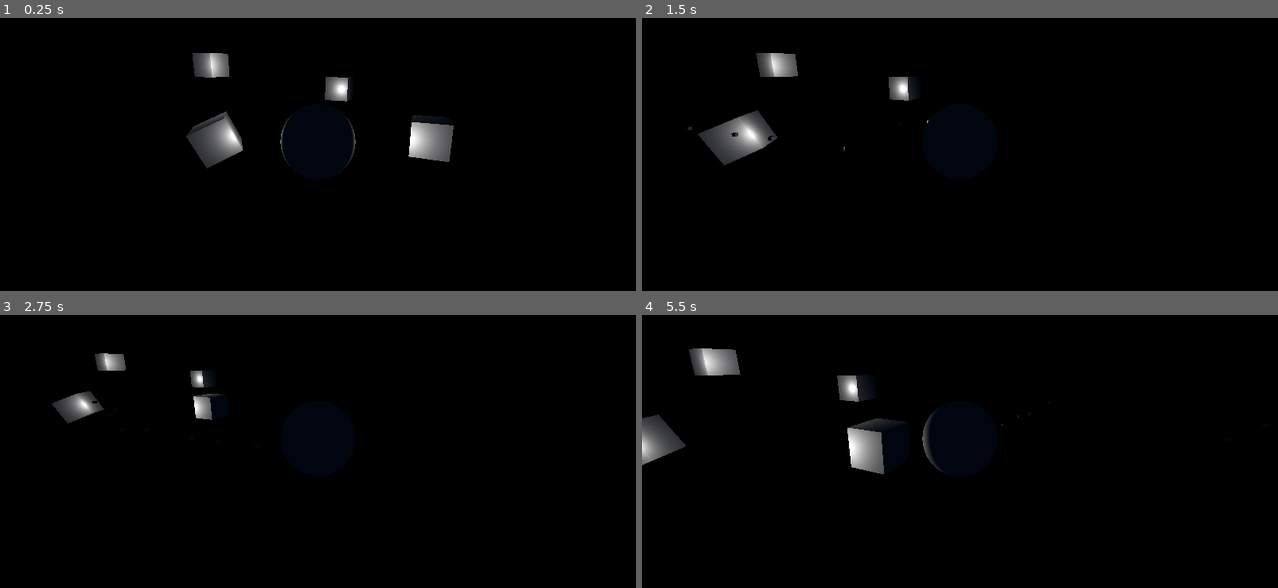
Above: before the commit, frames 1-4 (two rows, left to right).
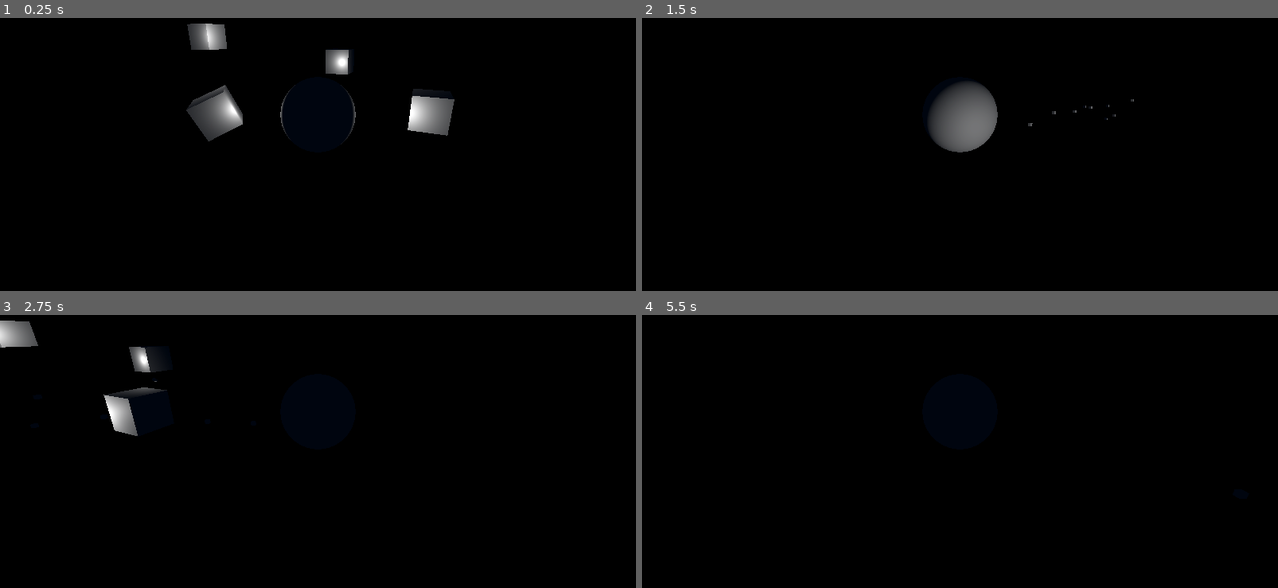
Above: after the commit, the same moments.

Repository: fresh4/Project-Astro
Game: Godot game, scene res://Levels/prototype_scene.tscn
The game is run twice, just before and just after one commit, with the same random seed, the same clock (stepped at 60 frames per second) and the same inputs.
Inputs (mouse positions are in pixels of both pictures, inside the frame that each line leads up to):
- Up to frame 1 (0.25 s): no input
- Up to frame 2 (1.5 s): tap Enter at 0.5 s; move the mouse to (1099, 97) at 0.52 s; hold D (Right) 0.53-1.28 s; hold Middle mouse button (Camera Snap, bound only after the comm… 0.53-1.28 s; move the mouse to (832, 132) at 1.27 s; hold S (Backward) from 1.28 s (still down); tap Middle mouse button (Camera Snap, bound only after the comm… at 1.35 s
- Up to frame 3 (2.75 s): move the mouse to (381, 334) at 2.02 s; release S (Backward) at 2.03 s; hold D (Right) from 2.03 s (still down); hold Middle mouse button (Camera Snap, bound only after the comm… from 2.03 s (still down)
- Up to frame 4 (5.5 s): move the mouse to (928, 484) at 2.77 s; release D (Right) at 2.78 s; release Middle mouse button (Camera Snap, bound only after the comm… at 2.78 s; hold W (Forward) 2.78-3.53 s; tap Middle mouse button (Camera Snap, bound only after the comm… at 2.85, 4.35 s; move the mouse to (1150, 465) at 3.52 s; hold Middle mouse button (Camera Snap, bound only after the comm… 3.53-4.28 s; hold A (Left) 3.53-5.03 s; move the mouse to (769, 358) at 4.27 s; move the mouse to (991, 410) at 5.02 s; hold S (Backward) from 5.03 s (still down); hold Middle mouse button (Camera Snap, bound only after the comm… from 5.03 s (still down)

The runs differ from the first frame. In frame 1, 5.0% of the frame differs, in the area x 29-72%, y 2-58%; in frame 2, 4.5%; in frame 3, 2.8%; in frame 4, 3.0%.

Commit message:
Camera controller + movement follows camera direction

Diff:
--- /dev/null
+++ b/Levels/camera_controller.gd
@@ -0,0 +1,30 @@
+extends SpringArm3D
+
+var initial_camera_rotation: Vector3 = Vector3.ZERO
+var rot_x = 0
+var rot_y = 0
+var camera_anglev = 0
+var SENSITIVITY = 0.3
+
+func _ready() -> void:
+	initial_camera_rotation = rotation
+
+func _input(event: InputEvent) -> void:
+	# Handle 'camera snap' if button is clicked and released within the timeframe
+	if Input.is_action_just_pressed("Camera Snap"):
+		await get_tree().create_timer(0.2).timeout
+		if not Input.is_action_pressed("Camera Snap"):
+			var tween = get_tree().create_tween()
+			tween.tween_property(self, "rotation", initial_camera_rotation, 0.2)
+			camera_anglev = 0
+			return
+
+	# Handle camera movement
+	if Input.is_action_pressed("Camera Snap") and event is InputEventMouseMotion:
+		rotate_y(deg_to_rad(-event.relative.x * SENSITIVITY))
+		var changev = -event.relative.y * SENSITIVITY
+		if camera_anglev + changev > -50 and camera_anglev + changev < 50:
+			camera_anglev += changev
+			rotate_x(deg_to_rad(changev))
+
+		rotation.z = 0 # Lock rotation on the Z axis
--- a/Levels/prototype_scene.tscn
+++ b/Levels/prototype_scene.tscn
@@ -1,6 +1,7 @@
-[gd_scene load_steps=12 format=3 uid="uid://bnnt2wpah722y"]
+[gd_scene load_steps=14 format=3 uid="uid://bnnt2wpah722y"]
 
 [ext_resource type="Script" path="res://Scripts/character_controller.gd" id="1_h24gp"]
+[ext_resource type="Script" path="res://Levels/camera_controller.gd" id="2_ut4c0"]
 
 [sub_resource type="ProceduralSkyMaterial" id="ProceduralSkyMaterial_8t2yq"]
 sky_horizon_color = Color(0.64625, 0.65575, 0.67075, 1)
@@ -39,6 +40,8 @@
 [sub_resource type="BoxMesh" id="BoxMesh_vyvje"]
 size = Vector3(0.05, 0.05, 0.05)
 
+[sub_resource type="SeparationRayShape3D" id="SeparationRayShape3D_msb6u"]
+
 [sub_resource type="BoxMesh" id="BoxMesh_coe26"]
 
 [sub_resource type="ConvexPolygonShape3D" id="ConvexPolygonShape3D_jtsjq"]
@@ -63,13 +66,11 @@
 can_sleep = false
 script = ExtResource("1_h24gp")
 
-[node name="Camera3D" type="Camera3D" parent="Player"]
-transform = Transform3D(1, 0, 0, 0, 0.978148, 0.207912, 0, -0.207912, 0.978148, 0, 1, 3)
-
 [node name="MeshInstance3D" type="MeshInstance3D" parent="Player"]
 mesh = SubResource("SphereMesh_stcno")
 
 [node name="CollisionShape3D" type="CollisionShape3D" parent="Player"]
+visible = false
 shape = SubResource("ConvexPolygonShape3D_lee5l")
 
 [node name="Particles" type="GPUParticles3D" parent="Player"]
@@ -77,6 +78,15 @@
 amount = 12
 process_material = SubResource("ParticleProcessMaterial_f3hmc")
 draw_pass_1 = SubResource("BoxMesh_vyvje")
+
+[node name="SpringArm3D" type="SpringArm3D" parent="Player"]
+transform = Transform3D(1, 0, 0, 0, 0.948876, 0.315649, 0, -0.315649, 0.948876, 0, 0, 0)
+shape = SubResource("SeparationRayShape3D_msb6u")
+spring_length = 3.14
+script = ExtResource("2_ut4c0")
+
+[node name="Camera3D" type="Camera3D" parent="Player/SpringArm3D"]
+transform = Transform3D(1, 0, 0, 0, 1, 0, 0, 0, 1, 0, 0, 3.162)
 
 [node name="Obstacles" type="Node3D" parent="."]
 
--- a/Scripts/character_controller.gd
+++ b/Scripts/character_controller.gd
@@ -1,19 +1,38 @@
 extends RigidBody3D
 
-const SPEED = 10
-const MAX_SPEED = 5
-const DECELERATION_SPEED = 2
+const SPEED: float = 5.0
+const MAX_SPEED: float = 5.0
+const DECELERATION_SPEED: float = 2.0
 
 @onready var particles: GPUParticles3D = $Particles
+@onready var camera_arm: SpringArm3D = $SpringArm3D
 
 func _physics_process(_delta: float) -> void:
 	var input_dir := Input.get_vector("Left", "Right", "Forward", "Backward")
 	var vertical_dir := Input.get_axis("Down", "Up")
 	var direction := (transform.basis * Vector3(input_dir.x, vertical_dir, input_dir.y)).normalized()
+
+	var forward: Vector3 = (-camera_arm.global_transform.basis.z*Vector3(1, 0, 1)).normalized()
+	var side = (-camera_arm.global_transform.basis.x*Vector3(1, 0, 1)).normalized()
+	var up = Vector3(0, vertical_dir, 0).normalized()
+
+	# TODO: See about refactoring to eliminate conditionals
 	if direction:
-		apply_central_force(direction * SPEED)
+		var final_direction: Vector3 = Vector3.ZERO
+		if Input.is_action_pressed("Forward"):
+			final_direction += forward
+		elif Input.is_action_pressed("Backward"):
+			final_direction += -forward
+		if Input.is_action_pressed("Left"):
+			final_direction += side
+		elif Input.is_action_pressed("Right"):
+			final_direction += -side
+		if Input.is_action_pressed("Up") or Input.is_action_pressed("Down"):
+			final_direction += up
+		apply_central_force(final_direction * SPEED)
+
 		particles.emitting = true
-		(particles.process_material as ParticleProcessMaterial).direction = -direction
+		(particles.process_material as ParticleProcessMaterial).direction = -final_direction
 	else:
 		particles.emitting = false
 		if linear_velocity.length() > 0:
--- a/project.godot
+++ b/project.godot
@@ -60,3 +60,8 @@
 "events": [Object(InputEventKey,"resource_local_to_scene":false,"resource_name":"","device":-1,"window_id":0,"alt_press …(182 unchanged characters)…
 ]
 }
+"Camera Snap"={
+"deadzone": 0.5,
+"events": [Object(InputEventMouseButton,"resource_local_to_scene":false,"resource_name":"","device":-1,"window_id":0,"alt_pressed":false,"shift_pressed":false,"ctrl_pressed":false,"meta_pressed":false,"button_mask":4,"position":Vector2(148, 17),"global_position":Vector2(152, 58),"factor":1.0,"button_index":3,"canceled":false,"pressed":true,"double_click":false,"script":null)
+]
+}
